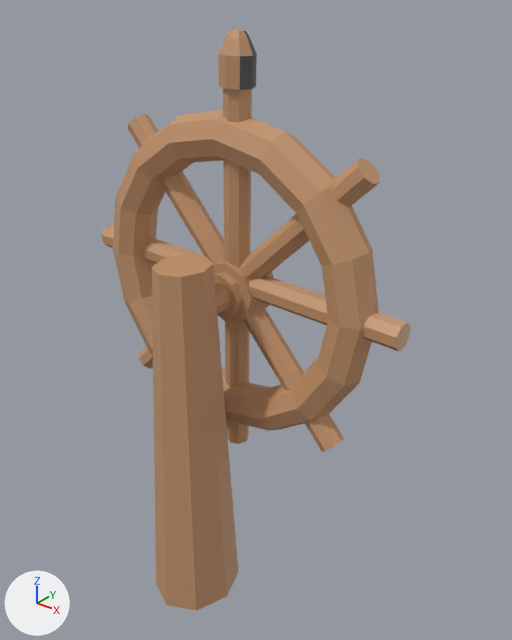
One commit to the glTF model assets/models/items/Wheel.glb: the scene before it, then after it.
Before and after are seen from a camera (50 mm lens) standing at (3.37, -3.01, 2.42) and looking at (0.27, 0.86, 0.01). Arrows for +X, +Y and +Z are at lower left; the lights stay in place. Objects named as collision shapes, trigger or cutter boxes, shadow casters or lower levels of detail are left out. Where no turn or scale is listed for an object, it has been applied to the vertices. Vertices at the same position are counted once.

In view in the first picture: 'Wheel'.
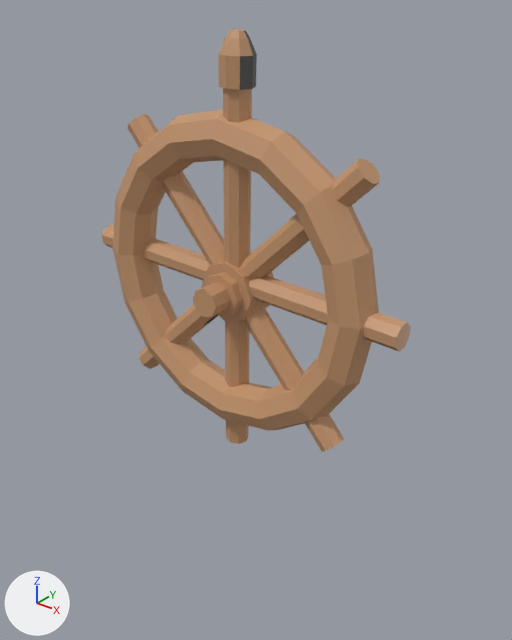
What differs and where, as boxes [x1, y1, x2, y2] in the pictures (512 x 640 px; the box of a moved part takes in the faces that stretch with it):
```json
{"object": "Wheel", "change": "reshaped", "before": [102, 29, 410, 611], "after": [102, 29, 410, 452], "on screen": "27% shorter"}
{"part": 1, "of": "me_cube", "change": "deleted", "before": [152, 255, 238, 611], "on screen": "brown"}
{"part": 2, "of": "me_cube", "change": "moved or reshaped", "before": [215, 282, 231, 314], "after": [193, 282, 231, 317]}
```

Scene script edits in JSON lines:
```json
{"block": "me_cube", "where": "# used by ob_wheel; location = (0.0, 0.0, 0.0)"}
{"op": "remove", "block": "me_cube", "code": "me_cube.from_pydata(...)  # 296 vertices, 568 faces; spans x -1.49..1.51, y -0.04..1.12, z -2.44..2.1"}
{"op": "add", "block": "me_cube", "code": "me_cube.from_pydata(...)  # 280 vertices, 538 faces; spans x -1.49..1.51, y 0.54..1.12, z -1.27..2.1"}
{"block": "me_cube", "change": "me_cube part 1: the loose piece of 16 vertices spanning x -0.34..0.35, y -0.04..0.75, z -2.44..0.56 is deleted"}
{"block": "me_cube", "change": "me_cube part 2"}
{"block": "me_cube", "change": "59 faces are deleted"}
{"block": "me_cube", "change": "57 new faces join them, mat_wood (picture img_ship)"}
```
